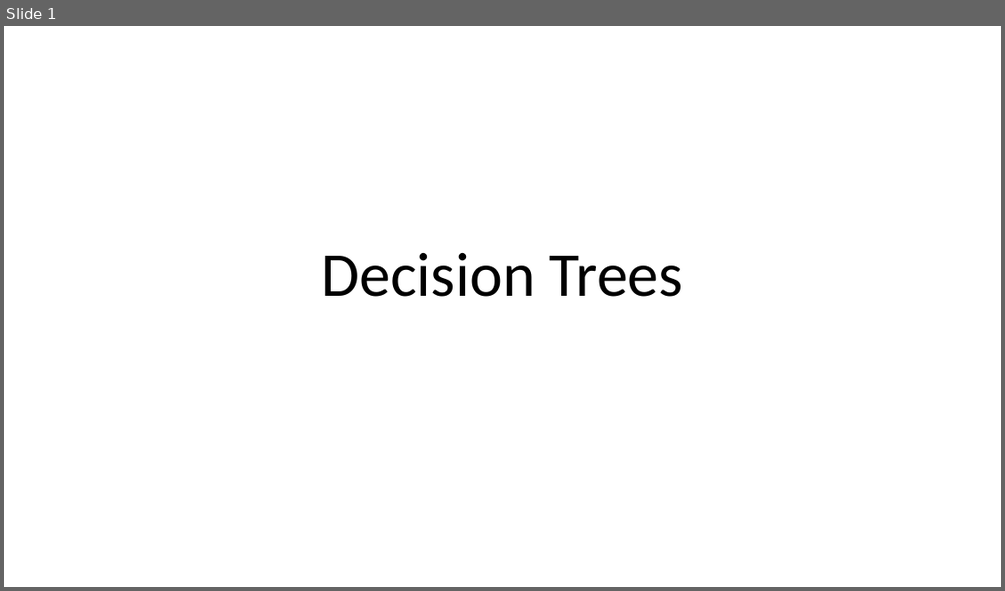
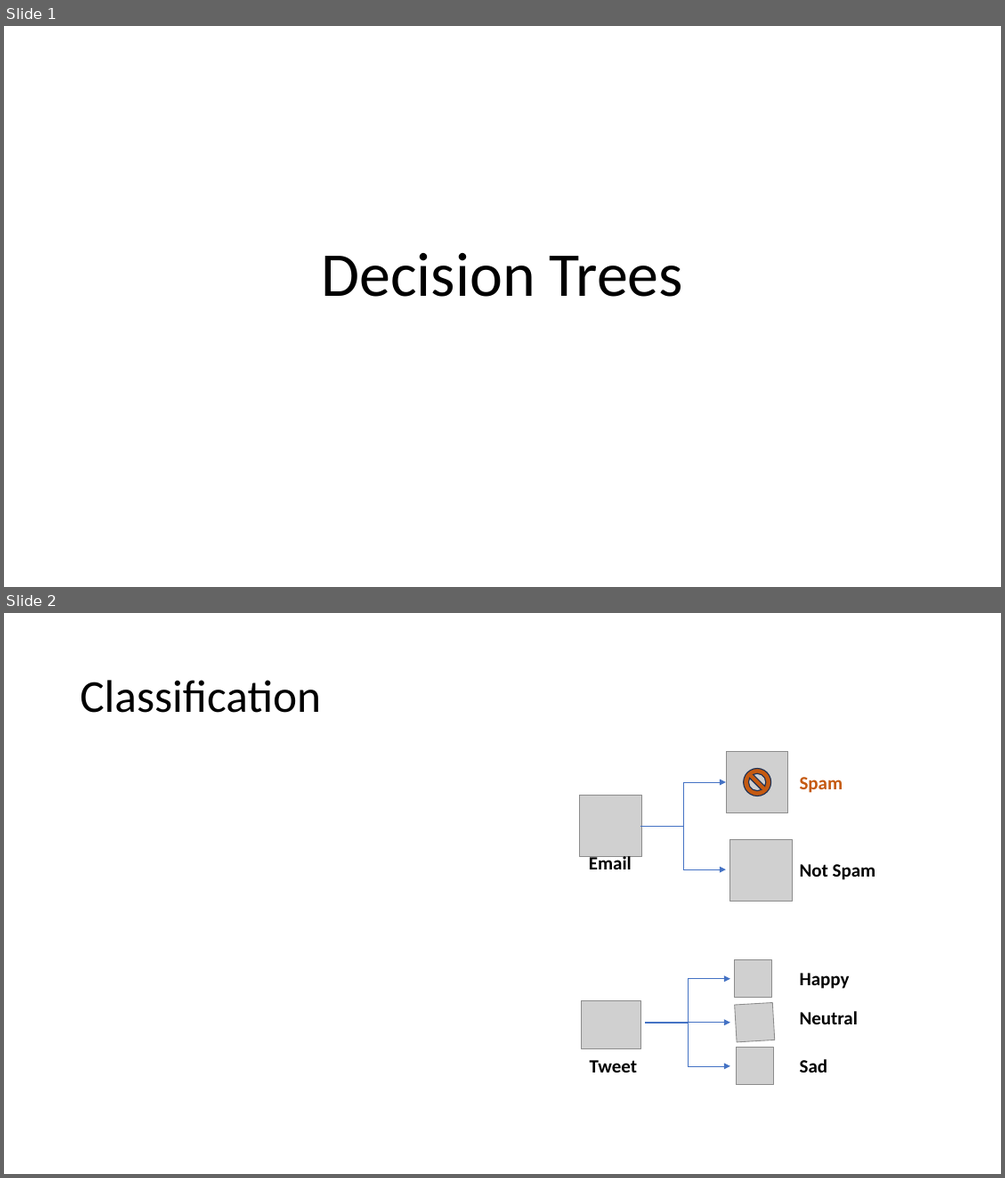
Before and after one commit to meenakshsundaram/AIML, a slide deck: DecisionTrees/DecisionTrees.pptx. Shown one above the other, each under a label of ours: slide 1 before the commit, slides 1 and 2 after it. The pictures are 1005x591 and 1005x1178 pixels, drawn with LibreOffice and Linux fonts; fonts in the diff are those of the drawing; grey boxes stand for pictures. Boxes give left, top, right and bottom in pixels: in the first picture for what was removed or moved away, otherwise in the second. Text is boxed around its words. In the diff, an @@ line names an element or a change of style, - is before the commit and + after.

```diff
--- a/DecisionTrees/DecisionTrees.pptx
+++ b/DecisionTrees/DecisionTrees.pptx
@@ slide 2 added at (x1=4, y1=613, x2=1001, y2=1174), background #FFFFFF @@
@@ title added at (x1=80, y1=680, x2=321, y2=713), 44 pt, text #000000 @@
+Classification
@@ group added at (x1=580, y1=751, x2=876, y2=901): 3 pictures, 3 texts, 2 elbow arrows, 1 no-entry sign @@
+Spam
+Not Spam
+Email
@@ group added at (x1=582, y1=960, x2=858, y2=1085): 4 texts, 4 pictures, 2 elbow arrows, 1 arrow @@
+Tweet
+Happy
+Neutral
+Sad
```
Also in this commit, not shown: 5 other slides added, 1 slide removed.
